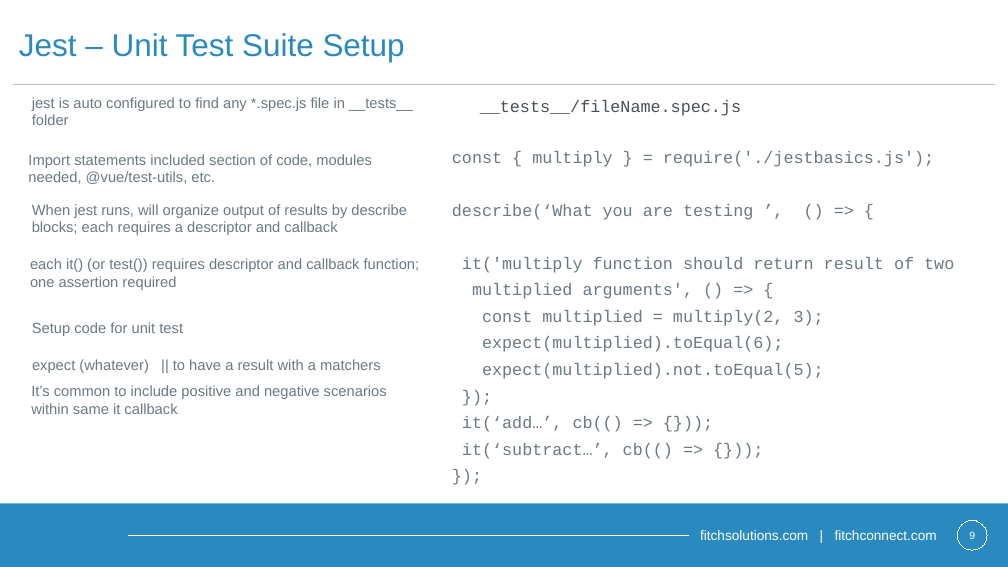
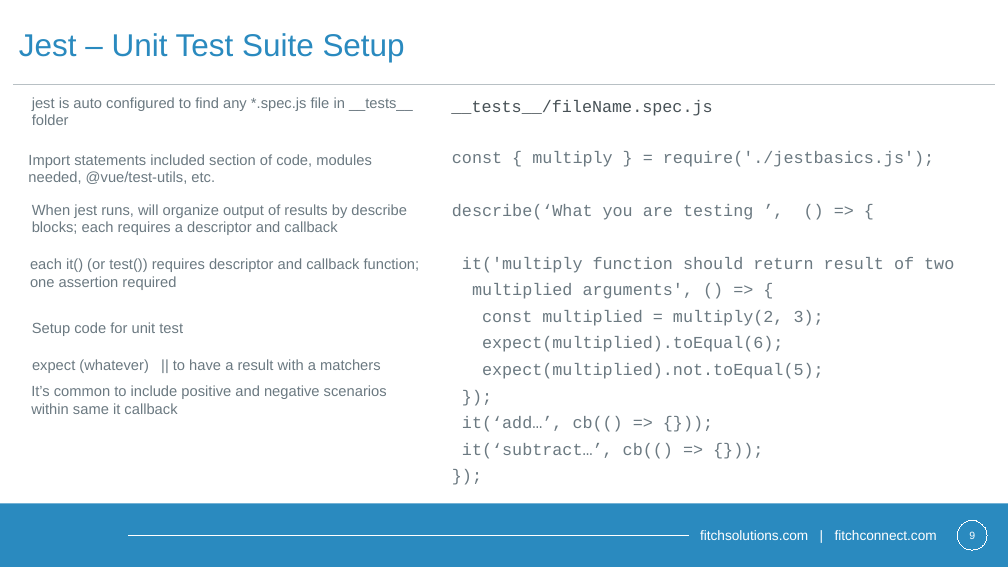
Before and after one commit to Contrapuntist/jesttutorial, a slide deck: slide 9 of presentation/unittestingintro.pptx. Drawn at 1008x567 pixels with LibreOffice and Linux fonts; fonts in the diff are those of the drawing; background and template pictures are left out. Boxes give left, top, right and bottom in pixels: in the first picture for what was removed or moved away, otherwise in the second. Text is boxed around its words. In the diff, an @@ line names an element or a change of style, - is before the commit and + after.

```diff
--- a/presentation/unittestingintro.pptx
+++ b/presentation/unittestingintro.pptx
@@ text "__tests__/fileName.spec.js" moved from (x1=480, y1=100, x2=741, y2=116) to (x1=451, y1=100, x2=712, y2=116) @@
```
Also in this commit, not shown: 13 other slides changed, 3 slides added, 23 slides removed, 9 other files.
